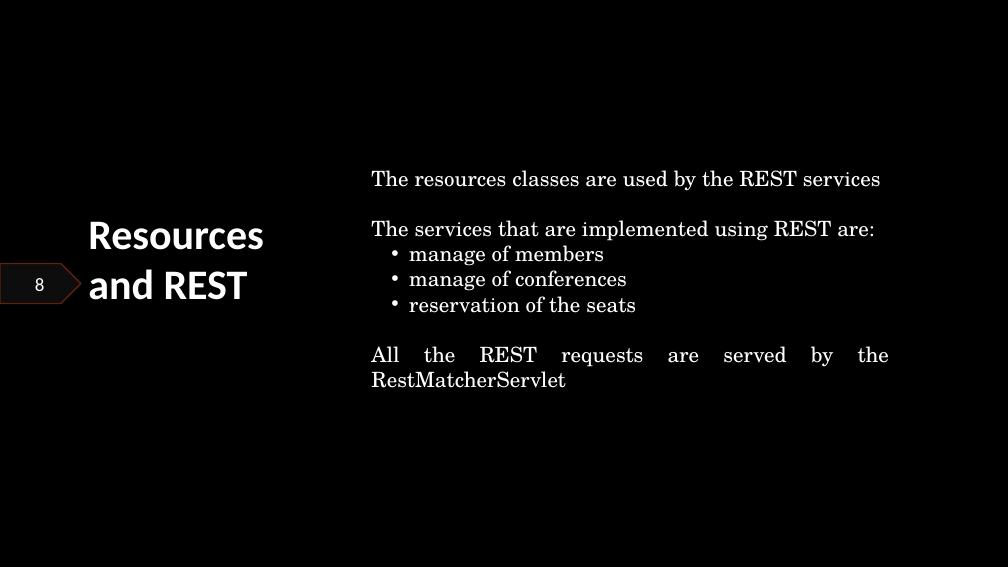
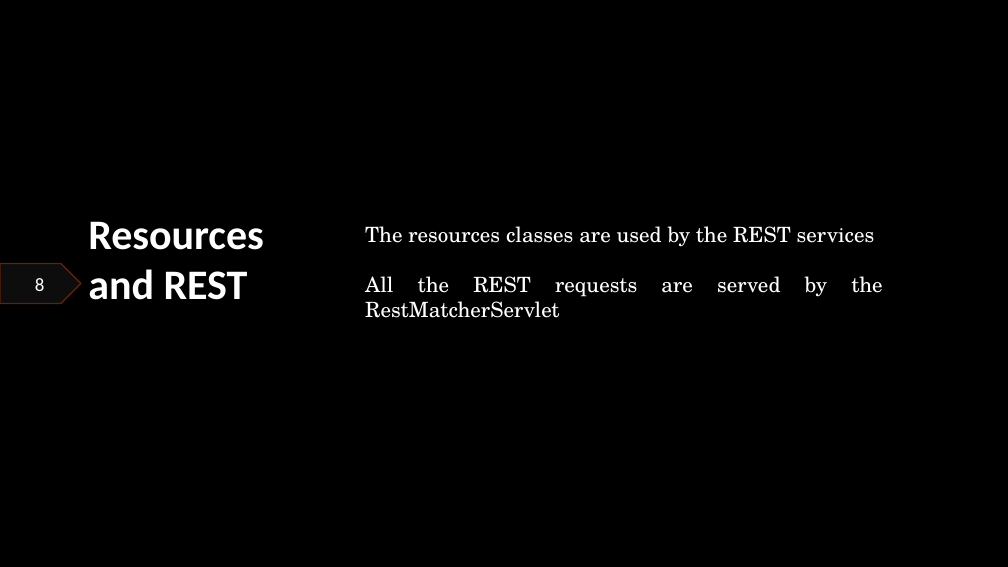
Before and after one commit to popovic01/AwesomeTournament, a slide deck: slide 8 of homework-2/Presentazione.pptx. Drawn at 1008x567 pixels with LibreOffice and Linux fonts; fonts in the diff are those of the drawing; background and template pictures are left out. Boxes give left, top, right and bottom in pixels: in the first picture for what was removed or moved away, otherwise in the second. Text is boxed around its words. In the diff, an @@ line names an element or a change of style, - is before the commit and + after.

```diff
--- a/homework-2/Presentazione.pptx
+++ b/homework-2/Presentazione.pptx
@@ text "The resources classes are used ...": place and size @@
-text "The resources classes are used ..." at <box>371,170,889,367</box>
+text "The resources classes are used ..." at <box>365,226,882,297</box>
@@ text at <box>371,220,874,313</box>: paragraphs removed @@
-The services that are implemented using REST are:
-  • manage of members
-  • manage of conferences
-  • reservation of the seats
```
Also in this commit, not shown: 5 other slides changed.
